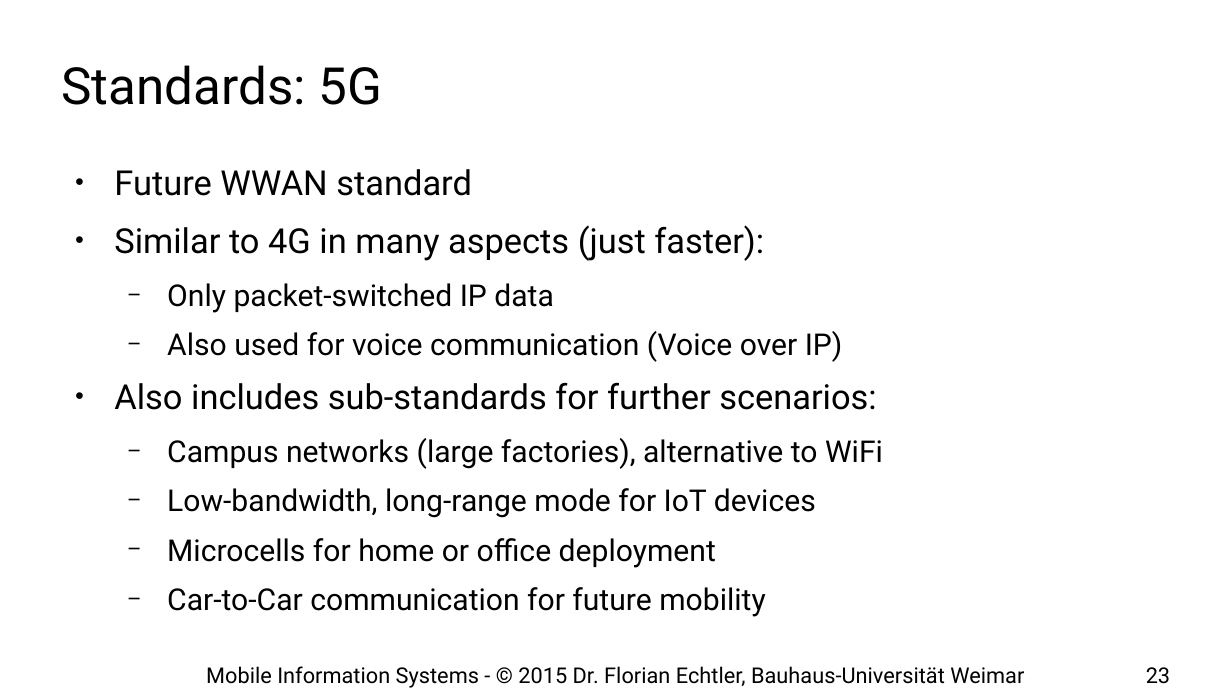
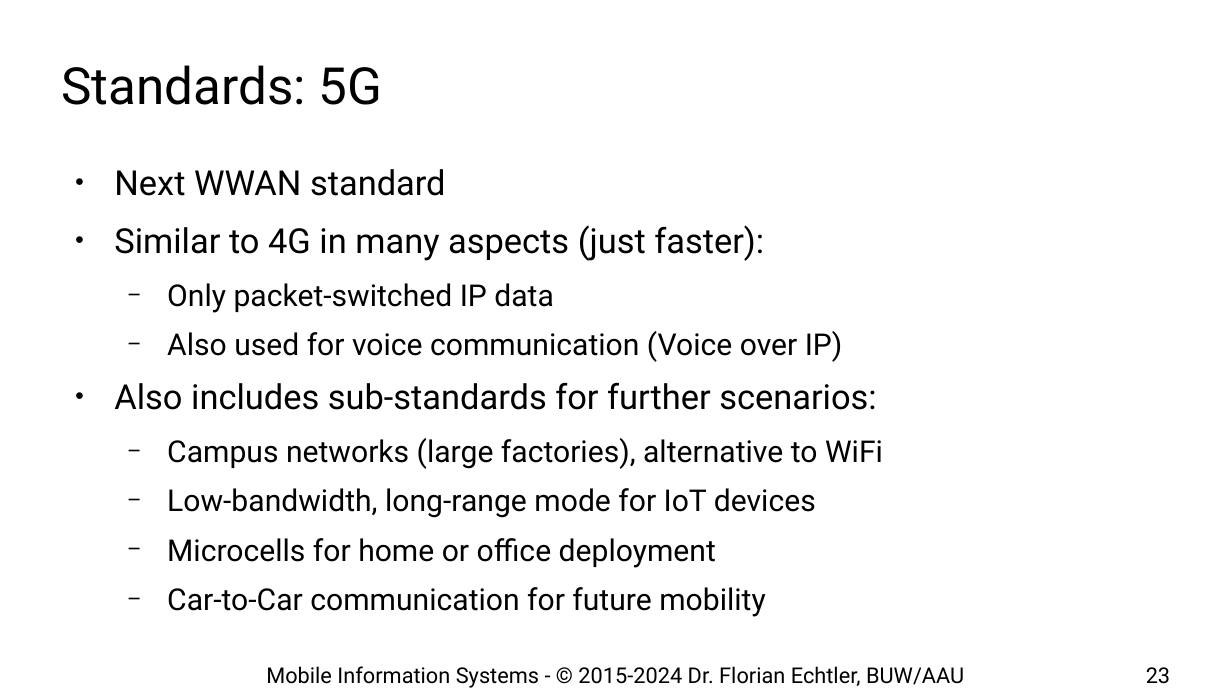
Before and after one commit to floe/mobile-information-systems, a slide deck: slide 23 of 03-networks-and-location.odp. Drawn at 1232x693 pixels with LibreOffice and Linux fonts; fonts in the diff are those of the drawing; background and template pictures are left out. Boxes give left, top, right and bottom in pixels: in the first picture for what was removed or moved away, otherwise in the second. Text is boxed around its words. In the diff, an @@ line names an element or a change of style, - is before the commit and + after.

```diff
--- a/03-networks-and-location.odp
+++ b/03-networks-and-location.odp
@@ text at (114, 169, 446, 196): text changed @@
-● Future WWAN standard
+● Next WWAN standard
@@ text at (266, 666, 964, 688): text changed @@
-Mobile Information Systems - © 2015 Dr. Florian Echtler, Bauhaus-Universität Weimar
+Mobile Information Systems - © 2015-2024 Dr. Florian Echtler, BUW/AAU
```
Also in this commit, not shown: 73 other slides changed, 1 other file.
